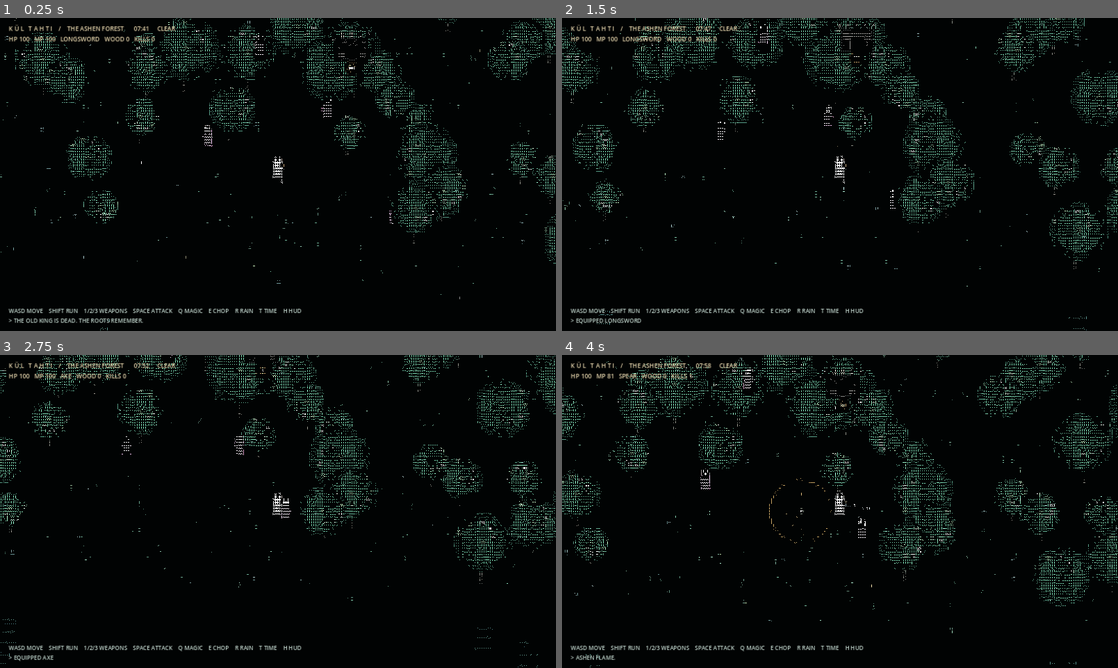
Above: before the commit, frames 1-4 (two rows, left to right).
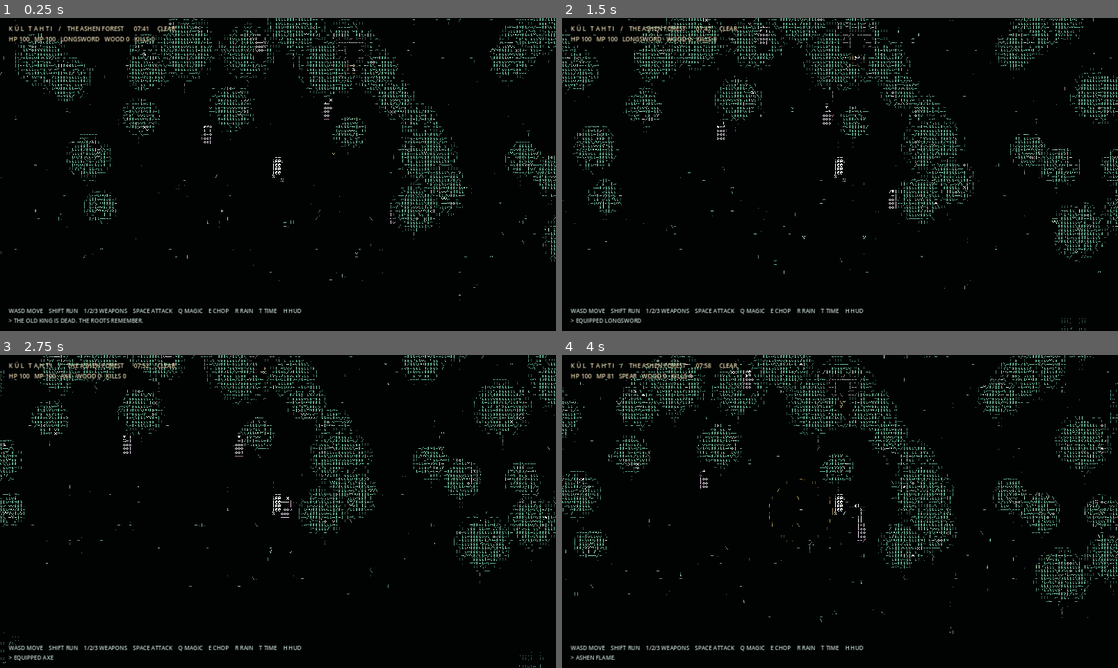
Above: after the commit, the same moments.

Repository: furkhans4o4-create/KUL-TAHTI
Game: Godot game, scene res://scenes/main.tscn
Two runs of this game, one before a commit and one after it. Both use one fixed random seed, a clock stepped at 60 frames per second and the inputs below.
Inputs:
- Up to frame 1 (0.25 s): no input
- Up to frame 2 (1.5 s): tap Enter at 0.5 s; hold D 0.53-1.28 s; hold Shift 0.53-1.28 s; tap Space at 0.77 s; hold S from 1.28 s (still down); tap 1 at 1.35 s
- Up to frame 3 (2.75 s): tap Space at 1.52 s; release S at 2.03 s; hold D from 2.03 s (still down); tap 2 at 2.1 s
- Up to frame 4 (4 s): release D at 2.78 s; hold W 2.78-3.53 s; tap 3 at 2.85 s; tap Space at 3.02, 3.77 s; hold A from 3.53 s (still down); tap Q at 3.6 s

The runs differ from the first frame. In frame 1, 5.3% of the frame differs, in the area x 0-100%, y 0-100%; in frame 2, 5.7%; in frame 3, 4.9%; in frame 4, 6.2%.

Commit message:
Increase ASCII character cell size for object recognition

Diff:
--- a/scripts/main.gd
+++ b/scripts/main.gd
@@ -49,7 +49,7 @@
 func _resize() -> void:
     var s = get_viewport_rect().size
     viewport.size = Vector2i(maxi(640, int(s.x)), maxi(360, int(s.y)))
-    effect.set_shader_parameter("glyph_grid", Vector2(maxf(100.0,s.x/4.9),maxf(65.0,s.y/6.6)))
+    effect.set_shader_parameter("glyph_grid", Vector2(maxf(100.0,s.x/6.6),maxf(64.0,s.y/8.8)))
     if bottom_label != null:
         bottom_label.position = Vector2(20,s.y-56.0)
 
